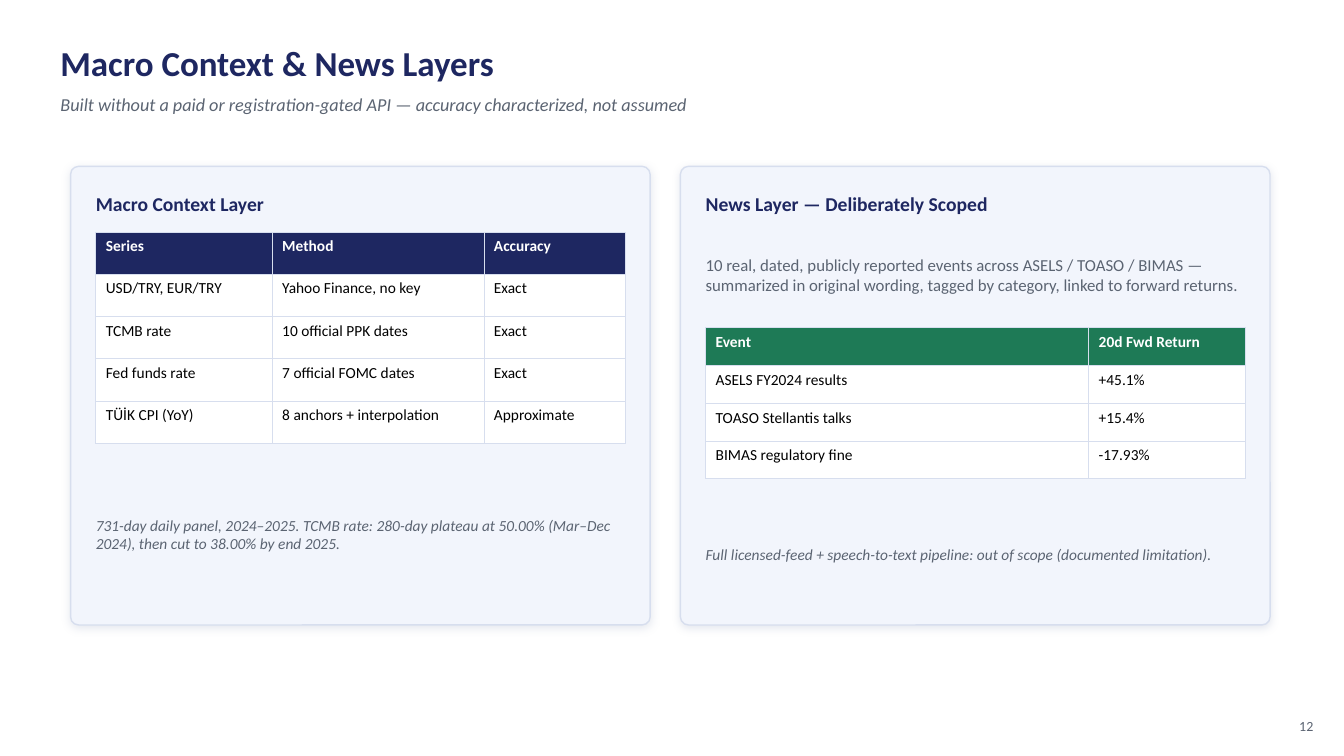
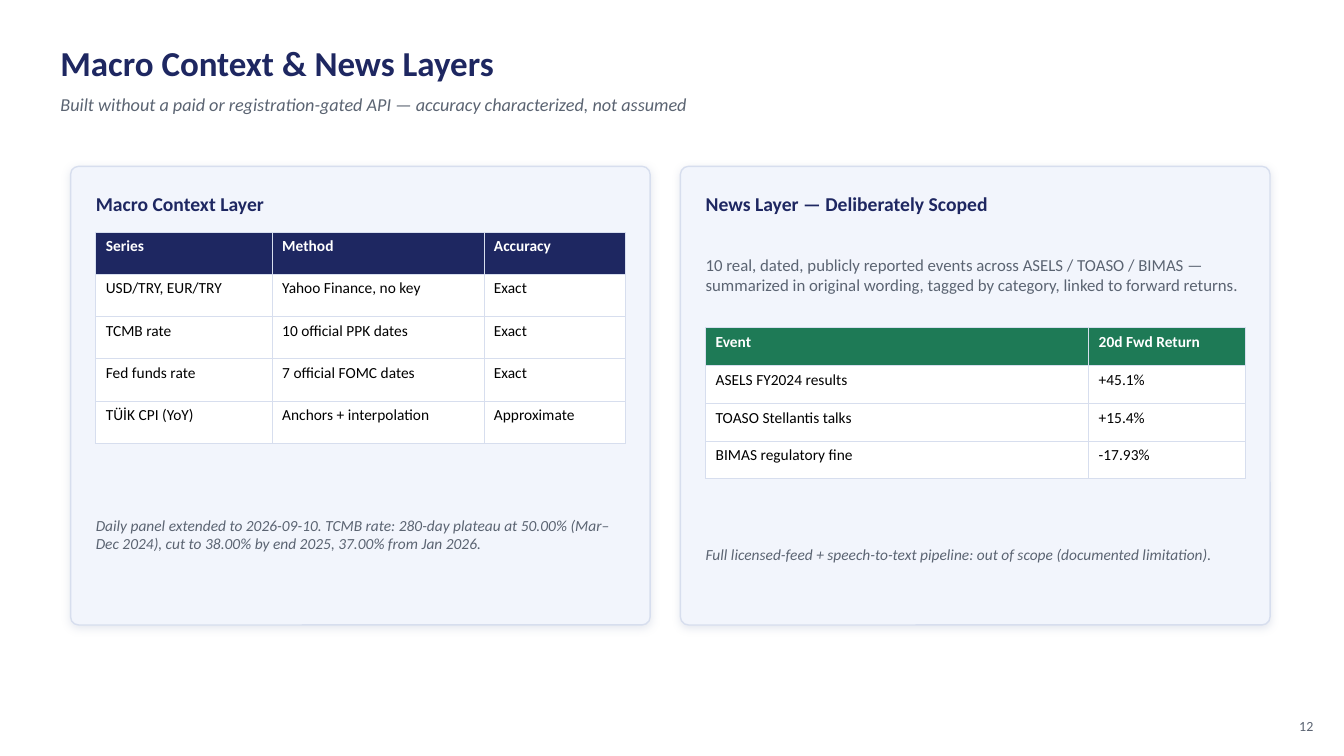
Before and after one commit to altugikiz/bist100-mcp-trader, a slide deck: slide 12 of docs/presentation/BIST100_Harness_Presentation.pptx. Drawn at 1344x756 pixels with LibreOffice and Linux fonts; fonts in the diff are those of the drawing. Boxes give left, top, right and bottom in pixels: in the first picture for what was removed or moved away, otherwise in the second. Text is boxed around its words. In the diff, an @@ line names an element or a change of style, - is before the commit and + after.

```diff
--- a/docs/presentation/BIST100_Harness_Presentation.pptx
+++ b/docs/presentation/BIST100_Harness_Presentation.pptx
@@ table at bbox=[96, 232, 625, 444] @@
-row 5, column 2: 8 anchors + interpolation
+row 5, column 2: Anchors + interpolation
@@ text at bbox=[96, 520, 610, 552]: text changed @@
-731-day daily panel, 2024–2025. TCMB rate: 280-day plateau at 50.00% (Mar–Dec 2024), then cut to 38.00% by end 2025.
+Daily panel extended to 2026-09-10. TCMB rate: 280-day plateau at 50.00% (Mar–Dec 2024), cut to 38.00% by end 2025, 37.00% from Jan 2026.
```
Also in this commit, not shown: 3 other slides changed.
